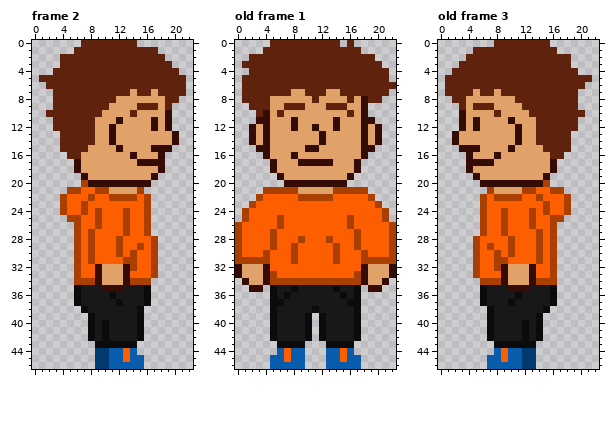
A pixel-art file gets an edit: WIP/Characters/GabeNew.aseprite. The picture above is the old version.
23x47 pixels, 3 frames. Shown: frame 2, old frame 1, old frame 3. The commit also changed other frames, which this record leaves out.
After the commit:
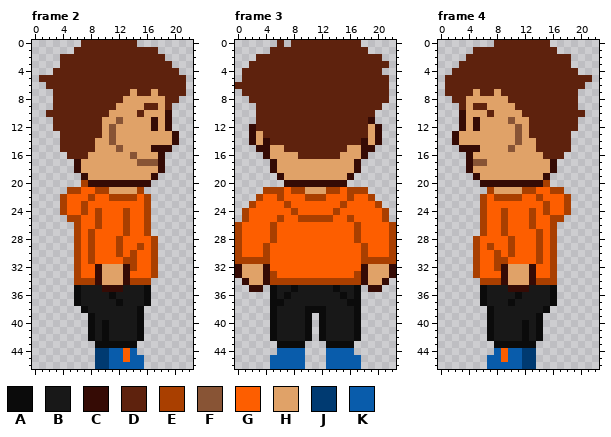
Palette (. is transparent): A #0b0b0b  B #181818  C #350b05  D #5e220d  E #a93f00  F #885435  G #fd5e00  H #e0a268  J #003a71  K #095cab
A new or re-ordered frame is compared with the old frame closest to it.
Diff:
frames 3 -> 4
frames re-ordered
Frame 2, layer "Layer 1":
The author changed colour H to colour D in row 8 at x 12; in row 9 at x 11; in row 10 at x 10 and 15; in rows 11 to 13 at x 9; in row 15 at x 8; in row 16 at x 7.
The author changed colour C to colour F in row 11 at x 12; in rows 12 to 14 at x 11; in row 15 at x 12; in row 16 at x 14; in row 17 at x 15 to 17.
The author changed colour D to colour H in row 9 at x 15; in row 10 at x 14.
Frame 3 against old frame 1, layer "Layer 1":
The author changed colour B to colour A in row 38 at x 10 and 12.
Colour D now appears in row 0 at x 15 and 17; in row 1 at x 18; in row 2 at x 20; in row 3 at x 21; in row 4 at x 1; in row 6 at x 0.
Colour D now appears in row 8 at x 21; in row 9 at x 19 to 20; in row 10 at x 19.
The author changed colour C to colour D in rows 8 to 9 at x 18; in row 10 at x 4 and 18; in row 11 at x 3 to 4, 8, 14 and 18; in row 12 at x 4, 8, 11, 14 and 18; in row 13 at x 4, 12 and 18; in row 14 at x 12.
The author changed colour C to colour D in row 15 at x 10 to 11.
The author changed colour H to colour D in row 7 at x 8 to 9 and 13 to 14; in row 8 at x 5 to 10, 12 to 15 and 17; in row 9 at x 5 to 6, 10 to 12 and 16 to 17; in row 10 at x 5, 7 to 15 and 17; in row 11 at x 5 to 7, 9 to 13 and 15 to 17; in row 12 at x 3, 5 to 7, 9 to 10, 12 to 13 and 15 to 17.
The author changed colour H to colour D in rows 13 to 14 at x 5 to 11 and 13 to 17; in row 15 at x 7 to 9 and 12 to 15; in row 16 at x 9 to 14.
The author changed colour G to colour E in row 22 at x 6 and 16; in row 23 at x 7 and 15; in row 24 at x 8 and 14; in row 25 at x 9 to 13; in row 26 at x 5 and 17; in row 29 at x 4 and 18.
The author changed colour H to colour E in row 21 at x 9 and 13.
The author changed colour E to colour G in row 21 at x 7 and 15; in row 22 at x 9 and 13; in row 26 at x 6 and 16; in row 28 at x 9 and 13; in row 29 at x 5, 8, 14 and 17; in rows 30 to 31 at x 8 and 14.
The author changed colour C to colour H in row 16 at x 8; in row 17 at x 9 to 13.
The author changed colour G to colour K in rows 44 to 45 at x 7 and 15.
Colour D is removed in row 0 at x 5 and 7; in row 1 at x 4; in row 2 at x 2; in row 3 at x 1; in row 4 at x 21; in row 6 at x 22.
Colour D is removed in row 8 at x 1; in row 9 at x 2.
Frame 4 is new; against old frame 3, layer "Layer 1":
The author changed colour H to colour D in row 8 at x 10; in row 9 at x 11; in row 10 at x 7 and 12; in rows 11 to 13 at x 13; in row 15 at x 14; in row 16 at x 15.
The author changed colour C to colour F in row 11 at x 10; in rows 12 to 14 at x 11; in row 15 at x 10; in row 17 at x 5 to 6.
The author changed colour C to colour H in row 16 at x 8; in row 17 at x 7.
The author changed colour D to colour H in row 9 at x 7; in row 10 at x 8.
Pixel boxes of the changes (left, top, right, bottom) in both pictures:
changed: (81, 96, 158, 166)
changed: (235, 40, 396, 166)
changed: (263, 187, 368, 264)
changed: (305, 306, 326, 313)
changed: (284, 348, 291, 362)
changed: (340, 348, 347, 362)
changed: (473, 96, 550, 166)
